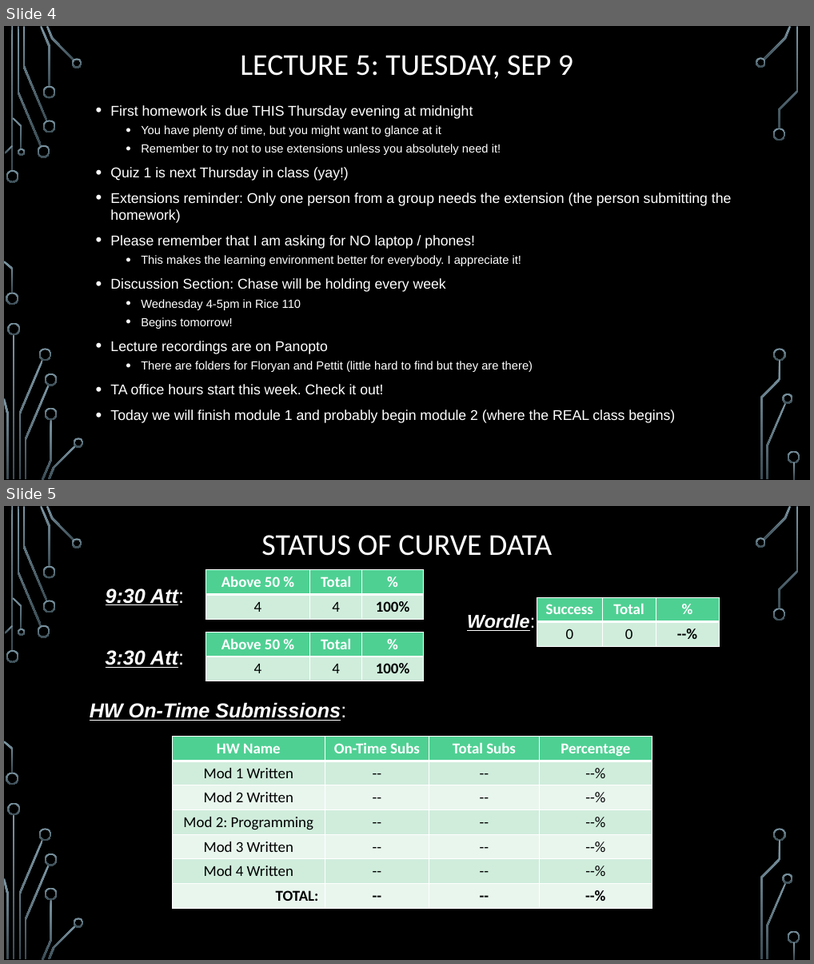
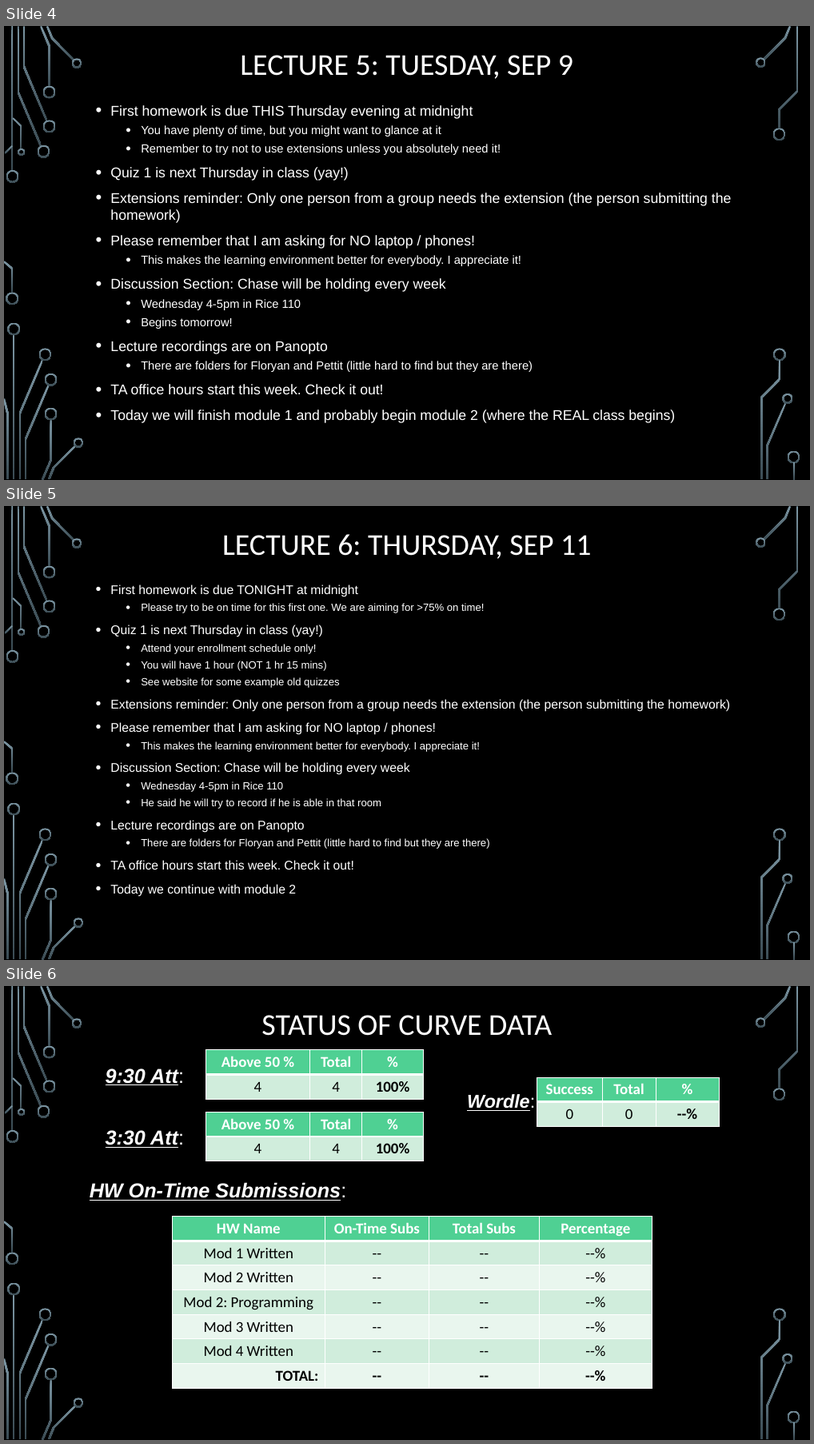
Before and after one commit to markfloryan/dmt2, a slide deck: slides/00-DailyAnnouncements.pptx. Shown one above the other, each under a label of ours: slides 4 and 5 before the commit, slides 4, 5 and 6 after it. The pictures are 814x964 and 814x1444 pixels, drawn with LibreOffice and Linux fonts; fonts in the diff are those of the drawing; background and template pictures are left out. Boxes give left, top, right and bottom in pixels: in the first picture for what was removed or moved away, otherwise in the second. Text is boxed around its words. In the diff, an @@ line names an element or a change of style, - is before the commit and + after.

```diff
--- a/slides/00-DailyAnnouncements.pptx
+++ b/slides/00-DailyAnnouncements.pptx
@@ slide 5 added at [4,506,810,960], background picture (left out); not listed: 36 template elements that a slide beside it also shows @@
@@ title added at [222,534,591,559], 36 pt, text #FFFFFF @@
+LECTURE 6: THURSDAY, SEP 11
@@ text added at [110,584,730,896], 12.5 pt, text #FFFFFF @@
+• First homework is due TONIGHT at midnight
+  • Please try to be on time for this first one. We are aiming for >75% on time!
+• Quiz 1 is next Thursday in class (yay!)
+  • Attend your enrollment schedule only!
+  • You will have 1 hour (NOT 1 hr 15 mins)
+  • See website for some example old quizzes
+• Extensions reminder: Only one person from a group needs the extension (the person submitting the homework)
+• Please remember that I am asking for NO laptop / phones!
+  • This makes the learning environment better for everybody. I appreciate it!
+• Discussion Section: Chase will be holding every week
+  • Wednesday 4-5pm in Rice 110
+  • He said he will try to record if he is able in that room
+• Lecture recordings are on Panopto
+  • There are folders for Floryan and Pettit (little hard to find but they are there)
+• TA office hours start this week. Check it out!
+• Today we continue with module 2
@@ what was slide 5 is now slide 6 @@
```
Also in this commit, not shown: 1 other file.
